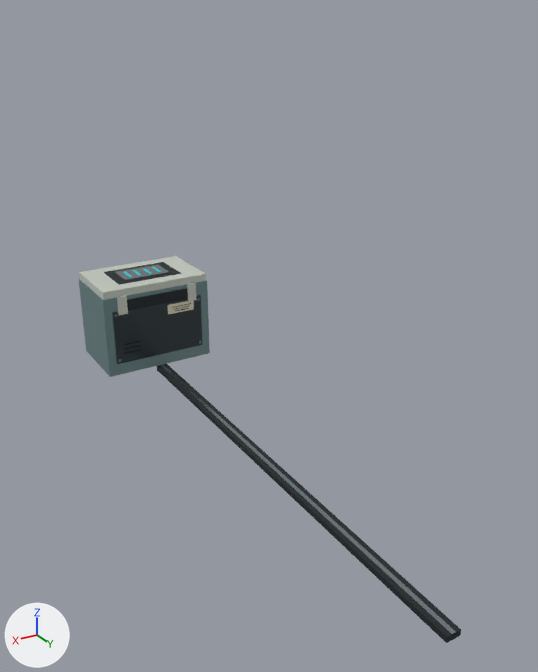
Two versions of the glTF model public/assets/memory-receiver.glb, one commit apart.
Before and after are seen from a camera (50 mm lens) standing at (2.85, 7.48, 3.58) and looking at (-0.07, 2.61, 1.14). The axes (+X, +Y, +Z) are drawn at lower left. The lights are the same throughout. The older version comes first.

Objects in the first picture: 'Cabinet', 'Cable raceway', 'Cable spine', 'Inset service panel.001', 'Top docking rim' and 6 more.
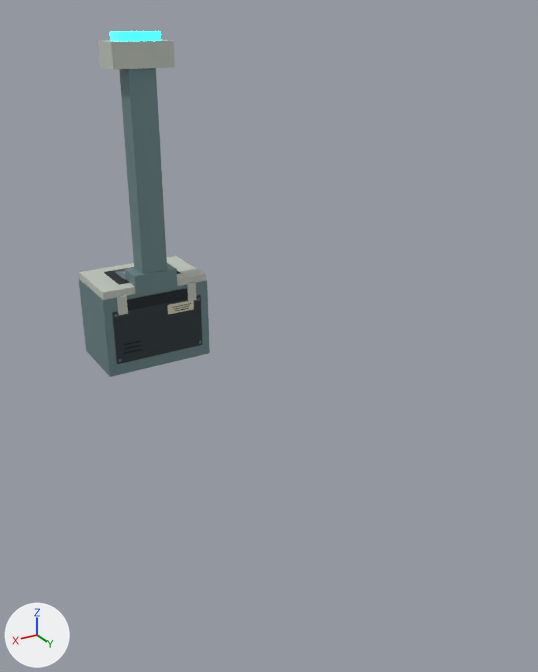
Boxes (x1, y1, x2, y2) around the edits, measured in the pictures (538 x 672 px):
'Mast', added
    after: (119, 68, 167, 274)
'Cable raceway', deleted
    before: (157, 364, 461, 643)
'Beacon housing', added
    after: (98, 40, 175, 70)
'Cable spine', deleted
    before: (161, 364, 456, 635)
'Mast foot', added
    after: (125, 263, 177, 294)
'Beacon', added (cyan)
    after: (110, 31, 161, 41)

The edits, one by one:
Material 'Ion conductor' (mat_ion_conductor) is new.
Its base color is (0.02, 0.72, 0.83) (cyan #27ddeb).
Its metallic is 0.55.
Its roughness is 0.2.
Its emission color is (0.0241, 0.867, 1.0) (cyan #2befff).
Its emission strength is 3.32.
Mesh me_cube_053_1 is new.
It is a box spanning x -0.24..0.24, y -0.14..0.14, z -0.1..0.1.
It uses material mat_receiver_sea_grey_enamel (greyish cyan #7c9799).
Mesh me_cube_054_1 is new.
It is a box spanning x -0.14..0.14, y -0.12..0.12, z -1.12..1.12.
It uses material mat_receiver_sea_grey_enamel (greyish cyan #7c9799).
Mesh me_cube_055 is new.
It is a box spanning x -0.31..0.31, y -0.18..0.18, z -0.12..0.12.
It uses material mat_human_archive_ivory_enamel (light grey #c8cec4).
Mesh me_cube_056 is new.
It is a box spanning x -0.21..0.21, y -0.12..0.12, z -0.04..0.04.
It uses material mat_ion_conductor (cyan #27ddeb, glowing cyan #2befff).
Object 'Cable raceway' (ob_cable_raceway) is deleted.
Object 'Cable spine' (ob_cable_spine) is deleted.
Object 'Mast foot' (ob_mast_foot) is new; it shows me_cube_053_1.
Its location is (0.0, 0.26, 0.98).
Object 'Mast' (ob_mast) is new; it shows me_cube_054_1.
Its location is (0.0, 0.26, 2.12).
Object 'Beacon housing' (ob_beacon_housing) is new; it shows me_cube_055.
Its location is (0.0, 0.26, 3.24).
Object 'Beacon' (ob_beacon) is new; it shows me_cube_056.
Its location is (0.0, 0.26, 3.4).
